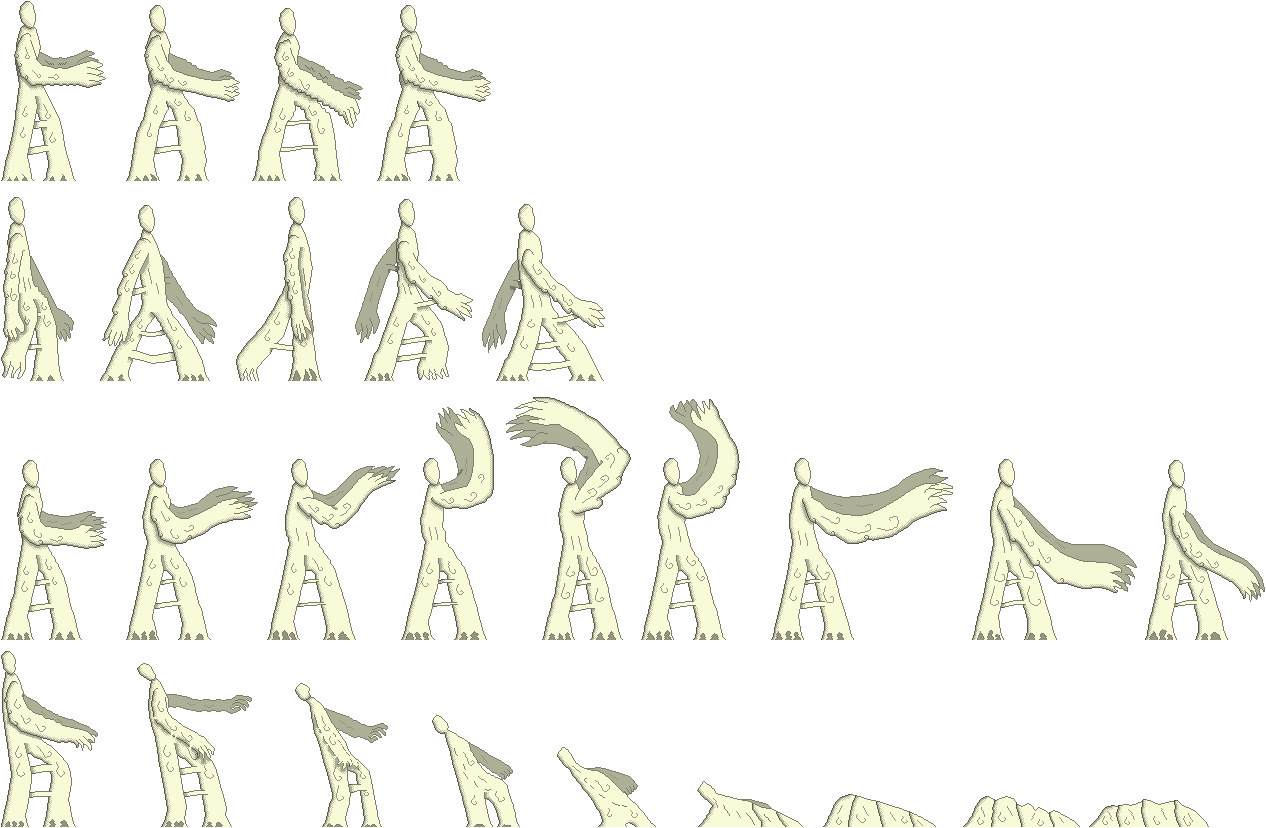
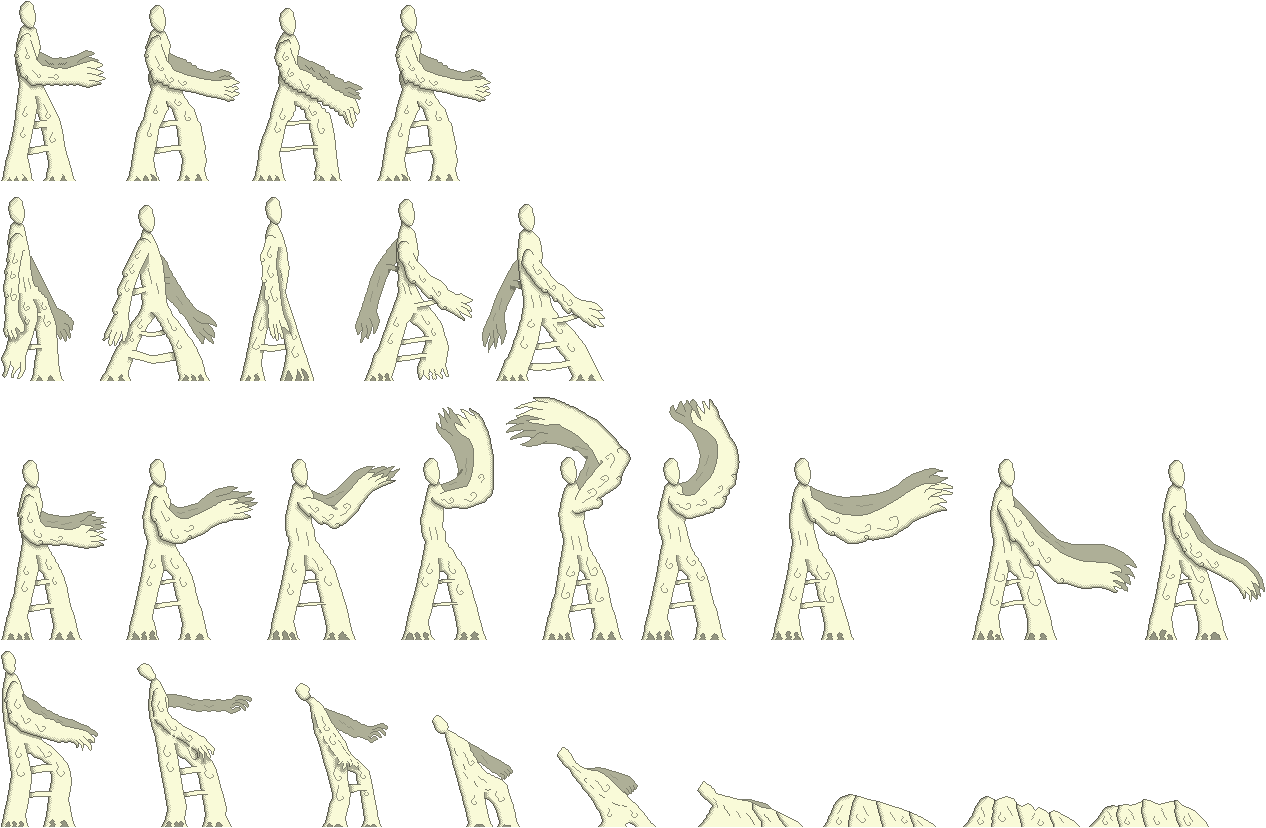
Two versions of the same layered image (1266x828). Layer-by-layer changes:
removed layer "Layer 117" (2nd of 2, in "Andar" › "3") (was 20%) from group "3" over box(293, 224, 300, 228)
removed layer "Layer 116" (2nd of 2, in "Andar" › "3") (was 30%) from group "3" over box(294, 222, 300, 226)
removed layer "Layer 33" (was 50%) from group "3" over box(236, 197, 322, 381)
removed layer "Layer 37" (was 20%) from group "3" over box(238, 197, 313, 381)
removed layer "Layer 36" (was 30%) from group "3" over box(236, 197, 313, 381)
removed layer "Layer 35" (was 40%) from group "3" over box(264, 248, 316, 381)
removed layer "Layer 158" from group "3" over box(236, 197, 322, 381)
removed layer "Layer 34" from group "3" over box(236, 197, 322, 381)
added layer "Layer 207" (50%) in group "3" over box(240, 197, 314, 381)
added layer "Layer 211" (20%) in group "3" over box(242, 197, 294, 381)
added layer "Layer 210" (30%) in group "3" over box(240, 197, 292, 381)
added layer "Layer 209" (40%) in group "3" over box(246, 246, 308, 381)
added layer "Layer 212" in group "3" over box(240, 197, 314, 381)
added layer "Layer 208" in group "3" over box(240, 197, 314, 381)
